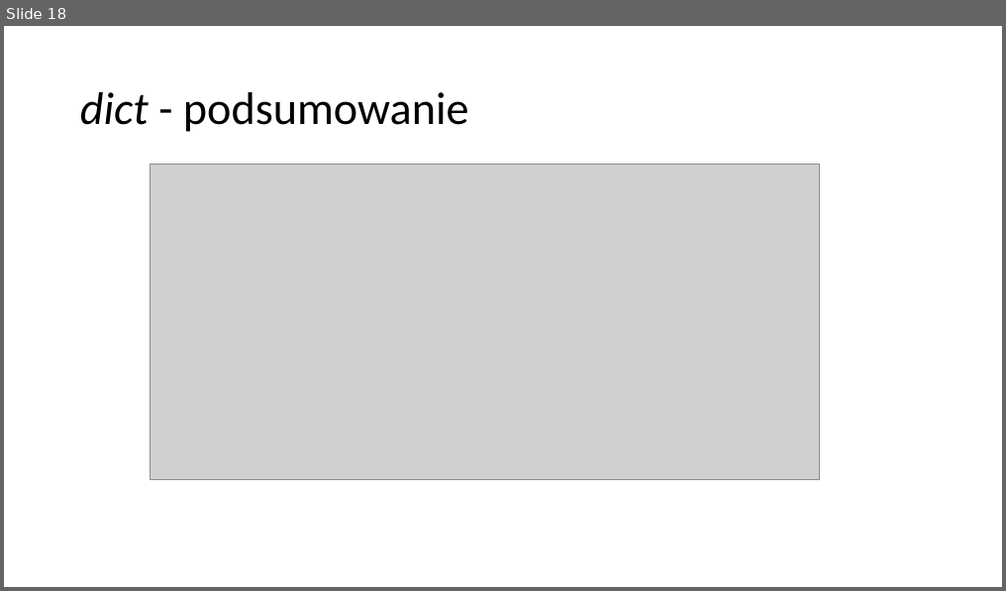
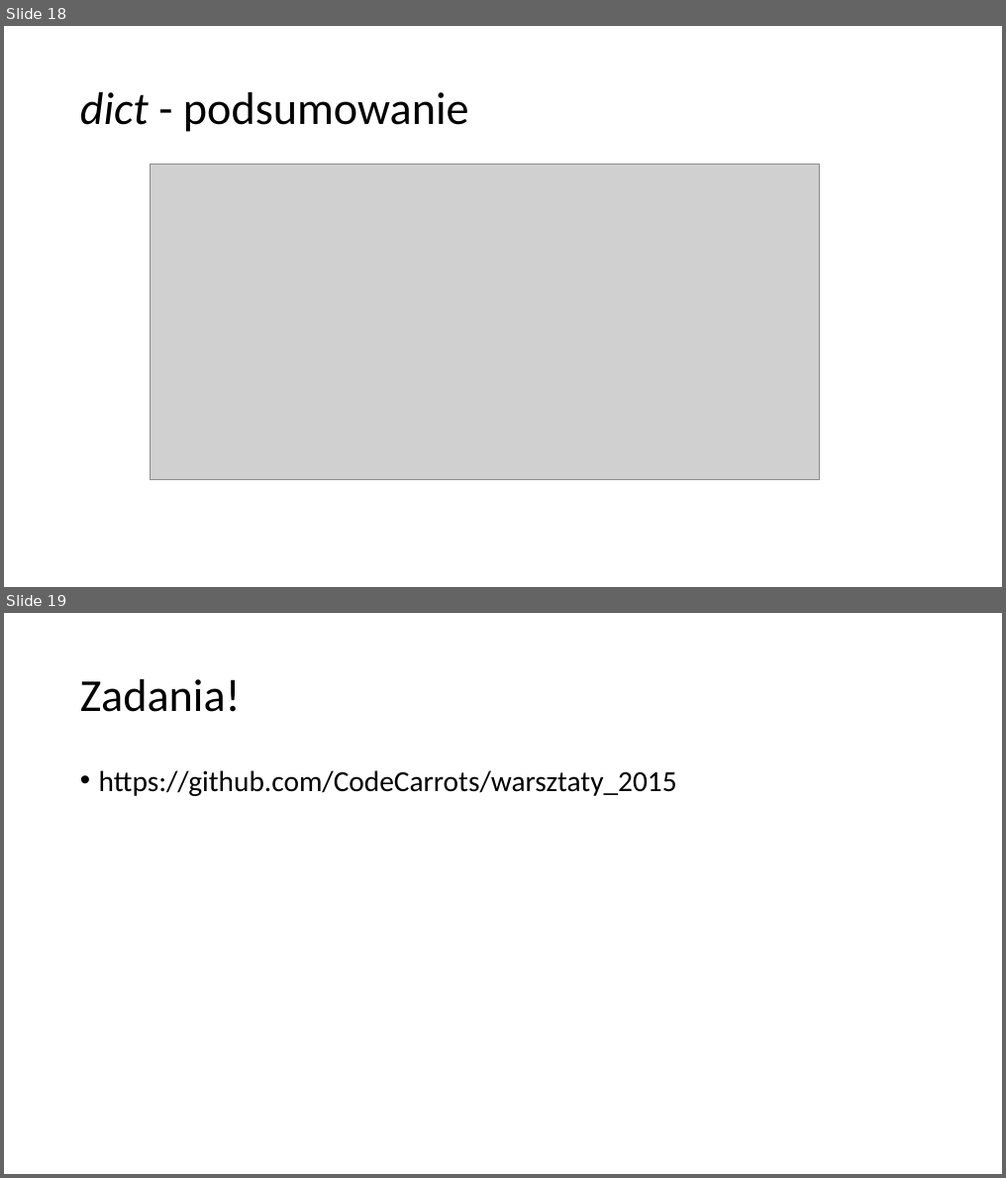
Before and after one commit to CodeCarrots/warsztaty_2015, a slide deck: prezentacje/2015-03-25_dict.pptx. Shown one above the other, each under a label of ours: slide 18 before the commit, slides 18 and 19 after it. The pictures are 1006x591 and 1006x1178 pixels, drawn with LibreOffice and Linux fonts; fonts in the diff are those of the drawing; grey boxes stand for pictures. Boxes give left, top, right and bottom in pixels: in the first picture for what was removed or moved away, otherwise in the second. Text is boxed around its words. In the diff, an @@ line names an element or a change of style, - is before the commit and + after.

```diff
--- a/prezentacje/2015-03-25_dict.pptx
+++ b/prezentacje/2015-03-25_dict.pptx
@@ slide 19 added at [4, 613, 1002, 1174], background #FFFFFF @@
@@ title added at [80, 679, 241, 712], 44 pt, text #000000 @@
+Zadania!
@@ text added at [99, 770, 677, 796], 28 pt, text #000000 @@
+• https://github.com/CodeCarrots/warsztaty_2015
```
Also in this commit, not shown: 1 other file.
